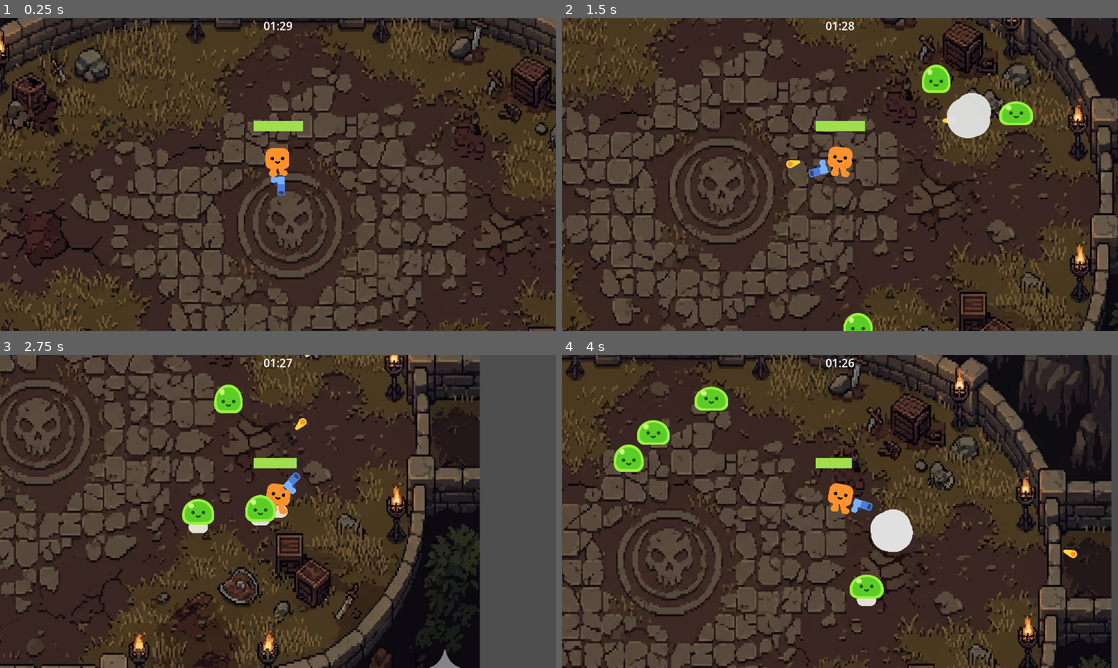
Above: before the commit, frames 1-4 (two rows, left to right).
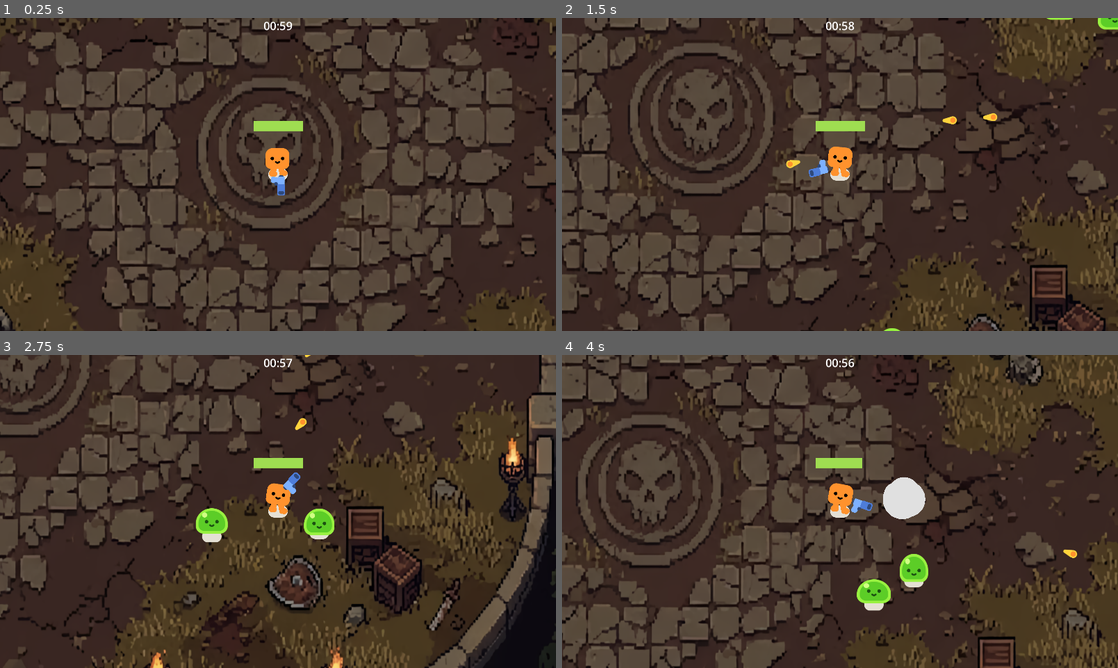
Above: after the commit, the same moments.

Repository: Teo5-cys/Game_Jam_Taka.sqr
Game: Godot game, scene res://survivors_game.tscn
Same seed, same stepped clock (60 frames per second), same inputs: the game is played once before the commit and once after it.
Inputs (mouse positions are in pixels of both pictures, inside the frame that each line leads up to):
- Up to frame 1 (0.25 s): no input
- Up to frame 2 (1.5 s): tap Enter at 0.5 s; move the mouse to (962, 158) at 0.52 s; hold D (move_right) 0.53-1.28 s; move the mouse to (728, 190) at 1.27 s; hold S (move_down) from 1.28 s (still down)
- Up to frame 3 (2.75 s): move the mouse to (333, 442) at 2.02 s; release S (move_down) at 2.03 s; hold D (move_right) from 2.03 s (still down)
- Up to frame 4 (4 s): move the mouse to (812, 574) at 2.77 s; release D (move_right) at 2.78 s; hold W (move_up) 2.78-3.53 s; move the mouse to (1006, 558) at 3.52 s; hold A (move_left) from 3.53 s (still down)

The runs differ from the first frame. In frame 1, 47% of the frame differs, in the area x 0-100%, y 0-100%; in frame 2, 47%; in frame 3, 53%; in frame 4, 52%.

Commit message:
μεγάλωσα το map, it was too small

Diff:
--- a/survivors_game.tscn
+++ b/survivors_game.tscn
@@ -15,7 +15,7 @@
 script = ExtResource("1_qclsr")
 
 [node name="Timer2" type="Timer" parent="." unique_id=1969242011]
-wait_time = 90.0
+wait_time = 60.0
 one_shot = true
 autostart = true
 
@@ -27,17 +27,19 @@
 
 [node name="Background" type="Sprite2D" parent="." unique_id=2026518299]
 z_index = -1
-position = Vector2(41, 121)
-scale = Vector2(1.4907225, 1.8202149)
+position = Vector2(-28.427902, -152.99991)
+scale = Vector2(2.0580351, 2.6350627)
 texture = ExtResource("2_l26od")
 
 [node name="ArenaBorders" type="StaticBody2D" parent="." unique_id=1805192637]
 
-[node name="CollisionPolygon2D" type="CollisionPolygon2D" parent="ArenaBorders" unique_id=1660025744]
+[node name="CollisionPolygon2D" type="CollisionPolygon2D" parent="ArenaBorders" unique_id=254754903]
 build_mode = 1
-polygon = PackedVector2Array(-837, -401, -1000, -308, -1109, -194, -1236, -7, -1236, 535, -1145, 745, -977, 909, -756, 989, 857, 994, 1026, 937, 1150, 831, 1270, 680, 1340, 455, 1333, -32, 1244, -148, 1046, -336, 932, -400, 687, -492, 569, -515, 60, -525, -230, -527, -454, -525, -541, -515)
+polygon = PackedVector2Array(-1525, -694, -1622, -540, -1701, -389, -1755, -189, -1755, 200, -1726, 571, -1588, 814, -1296, 1027, -999, 1064, -644, 1077, -477, 1098, -464, 1006, -385, 985, -302, 1010, -302, 1052, 229, 1064, 242, 985, 400, 981, 413, 1073, 960, 1093, 1252, 1027, 1407, 918, 1541, 759, 1678, 534, 1687, 354, 1708, 87, 1683, -168, 1549, -506, 1470, -728, 1315, -811, 1064, -953, 693, -1029, 304, -1045, -460, -1041, -820, -1024, -1166, -907)
 
 [node name="Path2D" type="Path2D" parent="." unique_id=1949369106]
+position = Vector2(-46.301697, -323.41452)
+scale = Vector2(1.3370289, 1.4537752)
 curve = SubResource("Curve2D_cp6e5")
 
 [node name="PathFollow2D" type="PathFollow2D" parent="Path2D" unique_id=949713007]
